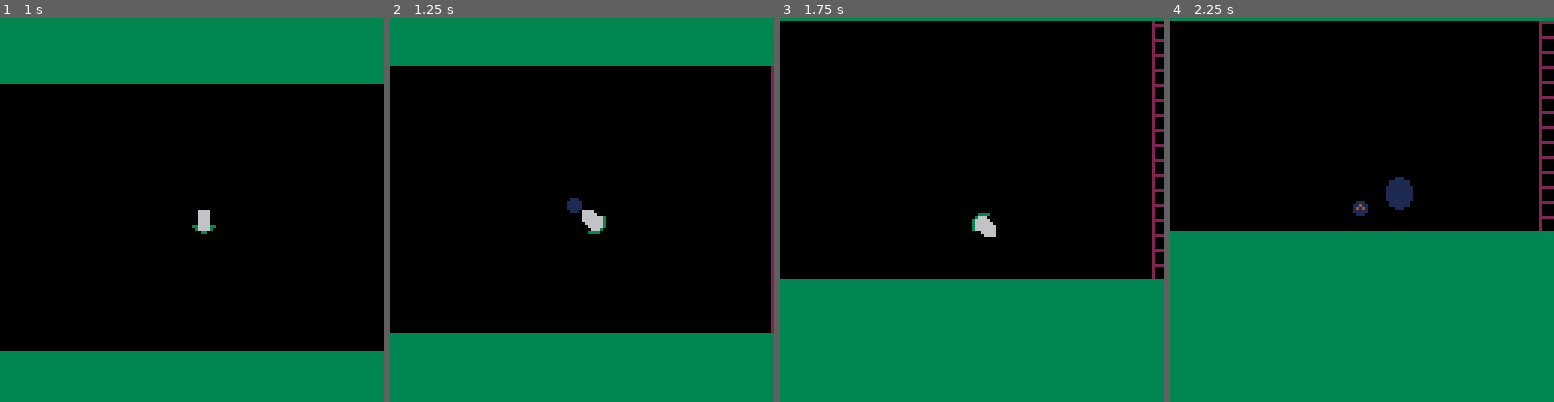
Above: before the commit, frames 1-4 (left to right).
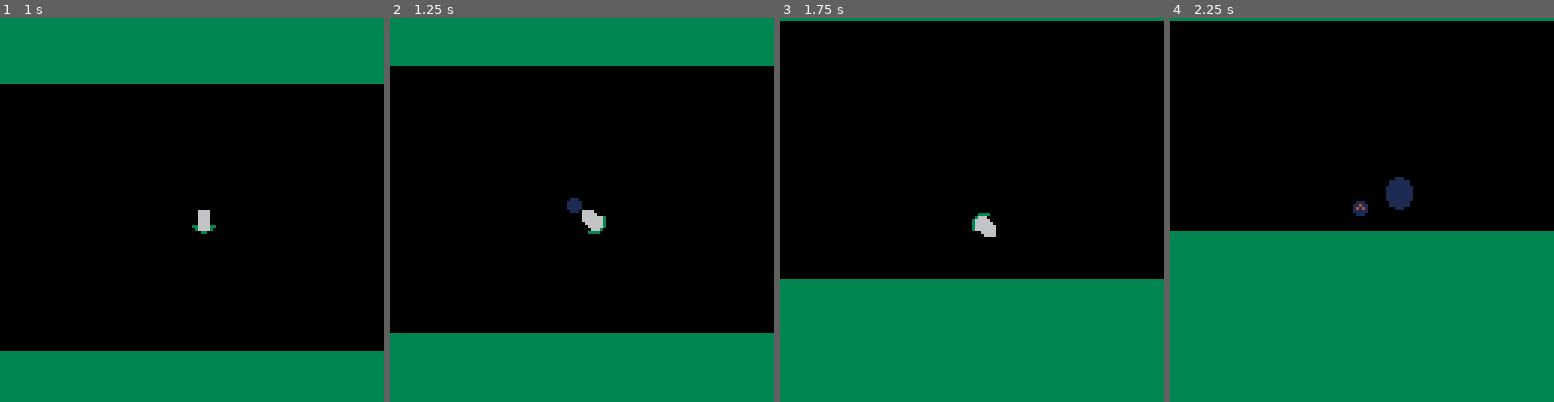
Above: after the commit, the same moments.

Repository: ural89/picorocketrun
Game: PICO-8 cartridge rotorocket.p8
The game is run twice, just before and just after one commit, with the same random seed, the same clock (stepped at 60 frames per second) and the same inputs.
Inputs:
- Up to frame 1 (1 s): tap X (X key) at 0.33 s
- Up to frame 2 (1.25 s): tap X (X key) at 1.07 s
- Up to frame 3 (1.75 s): hold Right from 1.6 s (still down)
- Up to frame 4 (2.25 s): tap X (X key) at 1.85 s; release Right at 2.1 s; hold Up from 2.15 s (still down)

Frame 1 is identical in both runs. In frame 2, 0.5% of the frame differs, in the area x 99-100%, y 12-83%; in frame 3, 0.8%, in the area x 96-100%, y 0-68%; in frame 4, 0.8%.

Commit message:
hit wall

Diff:
--- a/source.lua
+++ b/source.lua
@@ -58,12 +58,12 @@
             self.can_collide = false
             move_y = 0
             if ship.y > self.y then
-                move_y = ship.dx * sin_look_up[6]
+                move_y = ship.dx * sin_look_up[6] * rnd(10)
             else
-                move_y = ship.dx * sin_look_up[2]
-            end
-
-            self.dx = ship.dx * 50
+                move_y = ship.dx * sin_look_up[2] * rnd(10)
+            end
+
+            self.dx = ship.dx * (50 + rnd(10))
             self.dy = move_y
             self.is_sleeping = false
         end
@@ -225,7 +225,7 @@
 end
 
 function _init()
-    create_blocks()
+    -- create_blocks()
     create_stars()
 end
 
@@ -264,19 +264,28 @@
         create_blocks()
     end
     foreach(particles, function(p) p:update() end)
+    has_hit = false
     foreach(
         blocks, function(block)
             block:update()
             if block.can_collide then
                 if check_collision_with_ship(block) then
-                    block.is_sleeping = false
-                    block:on_hit_with_ship()
-                    start_camera_shake(ship.dx * 4)
-                    ship.dx = ship.dx / 2
+                    has_hit = true
                 end
             end
         end
     )
+    if has_hit then
+        has_hit = false
+        foreach(
+            blocks, function(block)
+                block.is_sleeping = false
+                block:on_hit_with_ship()
+            end
+        )
+        start_camera_shake(ship.dx * 4)
+        ship.dx = ship.dx / 2
+    end
 
     update_camera()
 
@@ -300,16 +309,19 @@
     end
 end
 
+function on_hit_new_wall()
+end
+
 function draw_background_starts()
     local starspr = 16
     local mid_startspr = 17
     local big_startspr = 18
     foreach(
         stars, function(star)
-                local star_pos_x = star.x - (camera_x / 16 * (star.size + 1))
-                local star_pos_y = star.y - (camera_y / 16 * (star.size + 1))
-                if (star_pos_x < 0) star.x += 128
-                spr(16 + flr(star.size), star_pos_x, star_pos_y)
+            local star_pos_x = star.x - (camera_x / 16 * (star.size + 1))
+            local star_pos_y = star.y - (camera_y / 16 * (star.size + 1))
+            if (star_pos_x < 0) star.x += 128
+            spr(16 + flr(star.size), star_pos_x, star_pos_y)
         end
     )
 end
